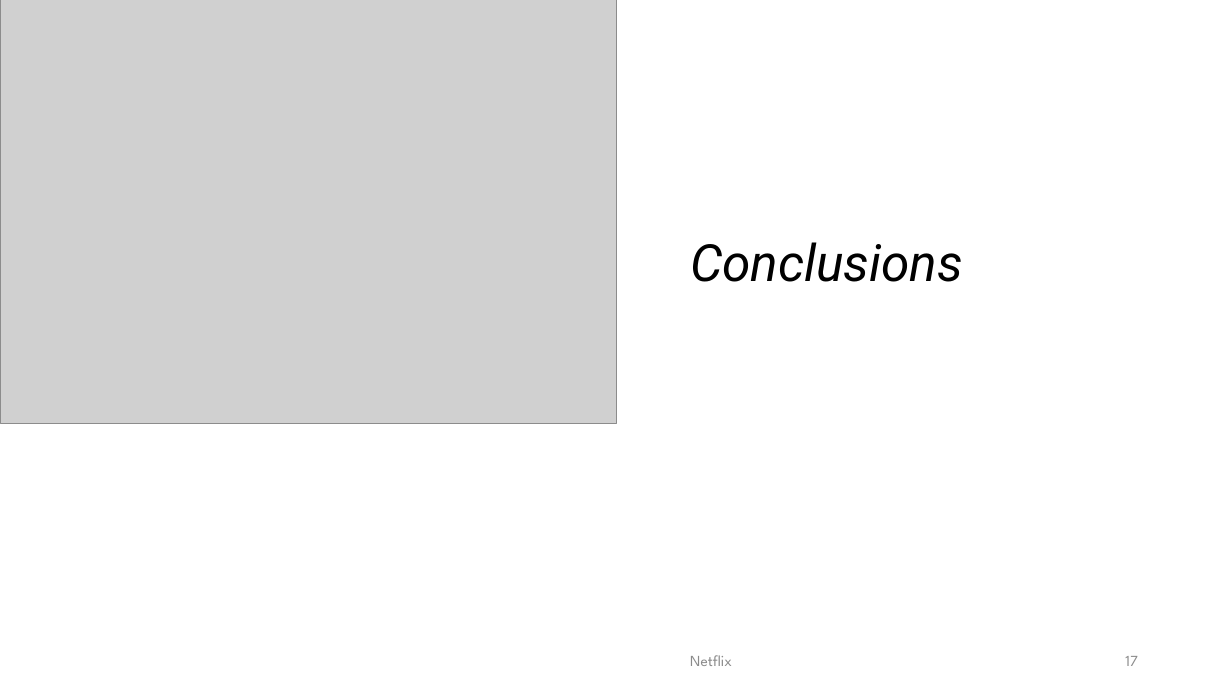
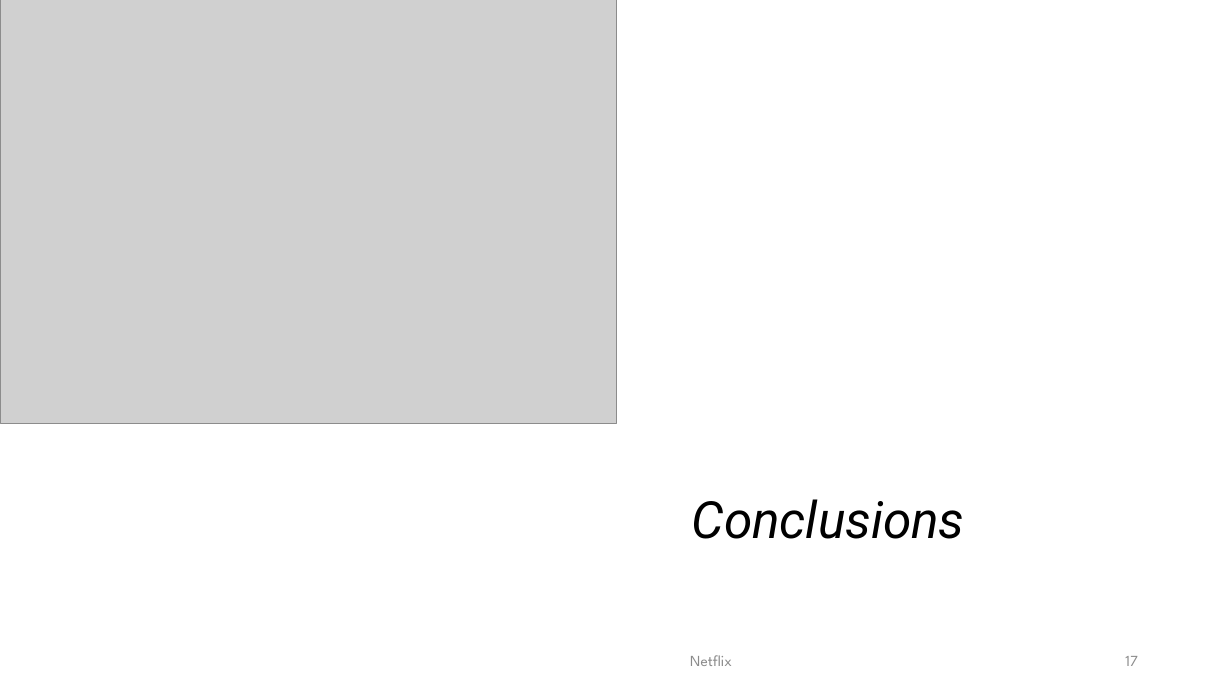
Before and after one commit to Kevinle76/NetFlix, a slide deck: slide 17 of Project_1.pptx. Drawn at 1232x693 pixels with LibreOffice and Linux fonts; fonts in the diff are those of the drawing; grey boxes stand for pictures. Boxes give left, top, right and bottom in pixels: in the first picture for what was removed or moved away, otherwise in the second. Text is boxed around its words. In the diff, an @@ line names an element or a change of style, - is before the commit and + after.

```diff
--- a/Project_1.pptx
+++ b/Project_1.pptx
@@ title "Conclusions": place and size @@
-title "Conclusions" at bbox=[690, 242, 963, 282]
+title "Conclusions" at bbox=[692, 499, 965, 539]
```
Also in this commit, not shown: 5 other slides changed, 1 slide added.
